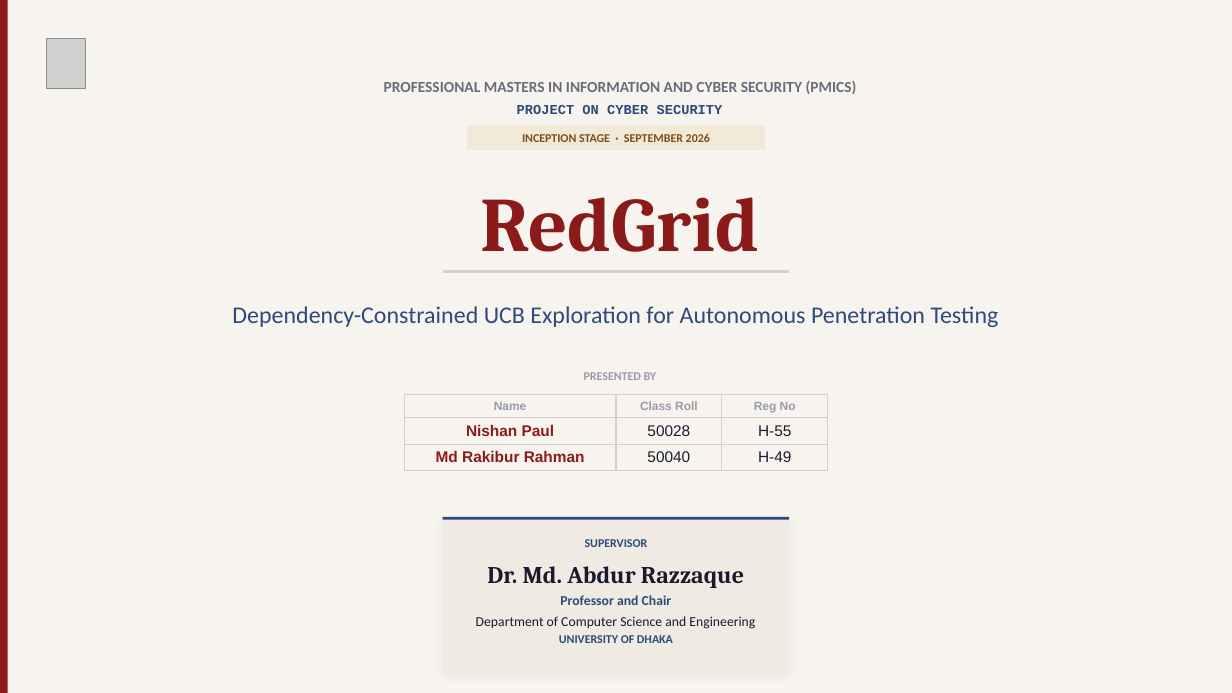
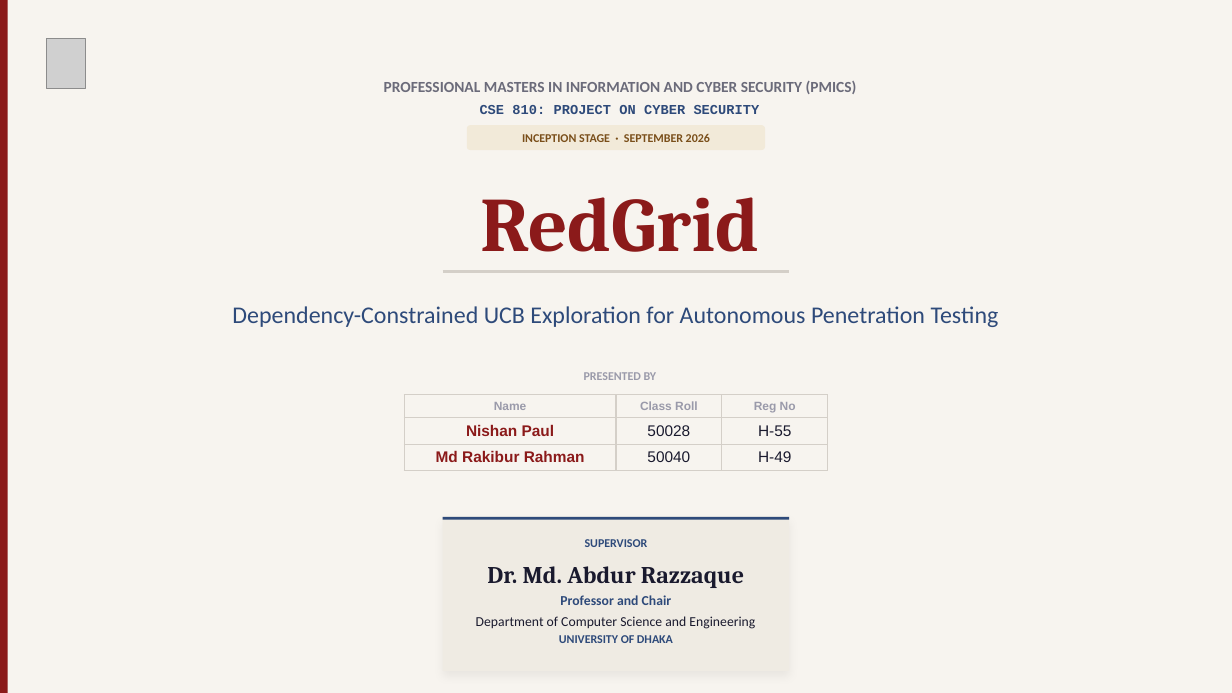
Before and after one commit to nishan-paul-hello/cmatrix-agentic-red-team, a slide deck: slide 1 of docs/presentation/files/CSE-810-PRESENTATION-INCEPTION.pptx. Drawn at 1232x693 pixels with LibreOffice and Linux fonts; fonts in the diff are those of the drawing; grey boxes stand for pictures. Boxes give left, top, right and bottom in pixels: in the first picture for what was removed or moved away, otherwise in the second. Text is boxed around its words. In the diff, an @@ line names an element or a change of style, - is before the commit and + after.

```diff
--- a/docs/presentation/files/CSE-810-PRESENTATION-INCEPTION.pptx
+++ b/docs/presentation/files/CSE-810-PRESENTATION-INCEPTION.pptx
@@ text at box(480, 105, 760, 114): text changed @@
-PROJECT ON CYBER SECURITY
+CSE 810: PROJECT ON CYBER SECURITY
```
Also in this commit, not shown: 2 other slides changed, 5 slides added, 1 other file.
